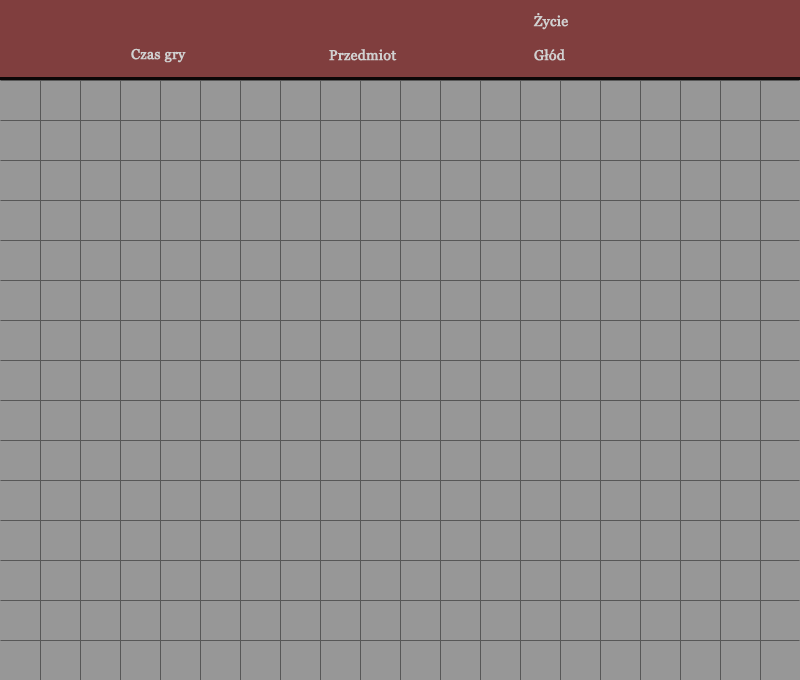
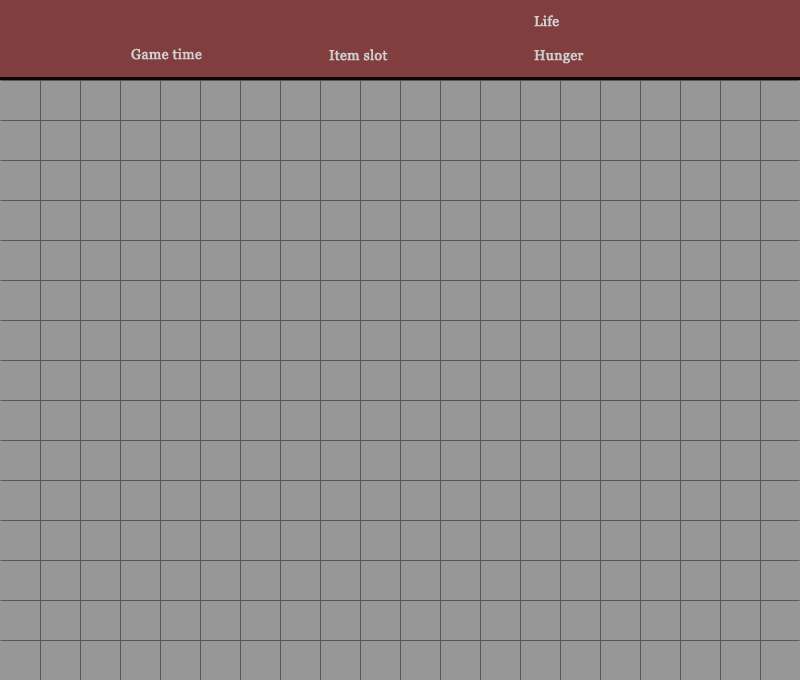
Layers edited between the first and the second 800 x 680 image:
renamed "Przedmiot" to "Item slot", painted on it over (329, 49, 397, 61)
renamed "Głód" to "Hunger", painted on it over (534, 49, 584, 64)
renamed "Czas gry" to "Game time", painted on it over (132, 48, 202, 63)
renamed "Życie" to "Life", painted on it over (533, 13, 569, 30)
